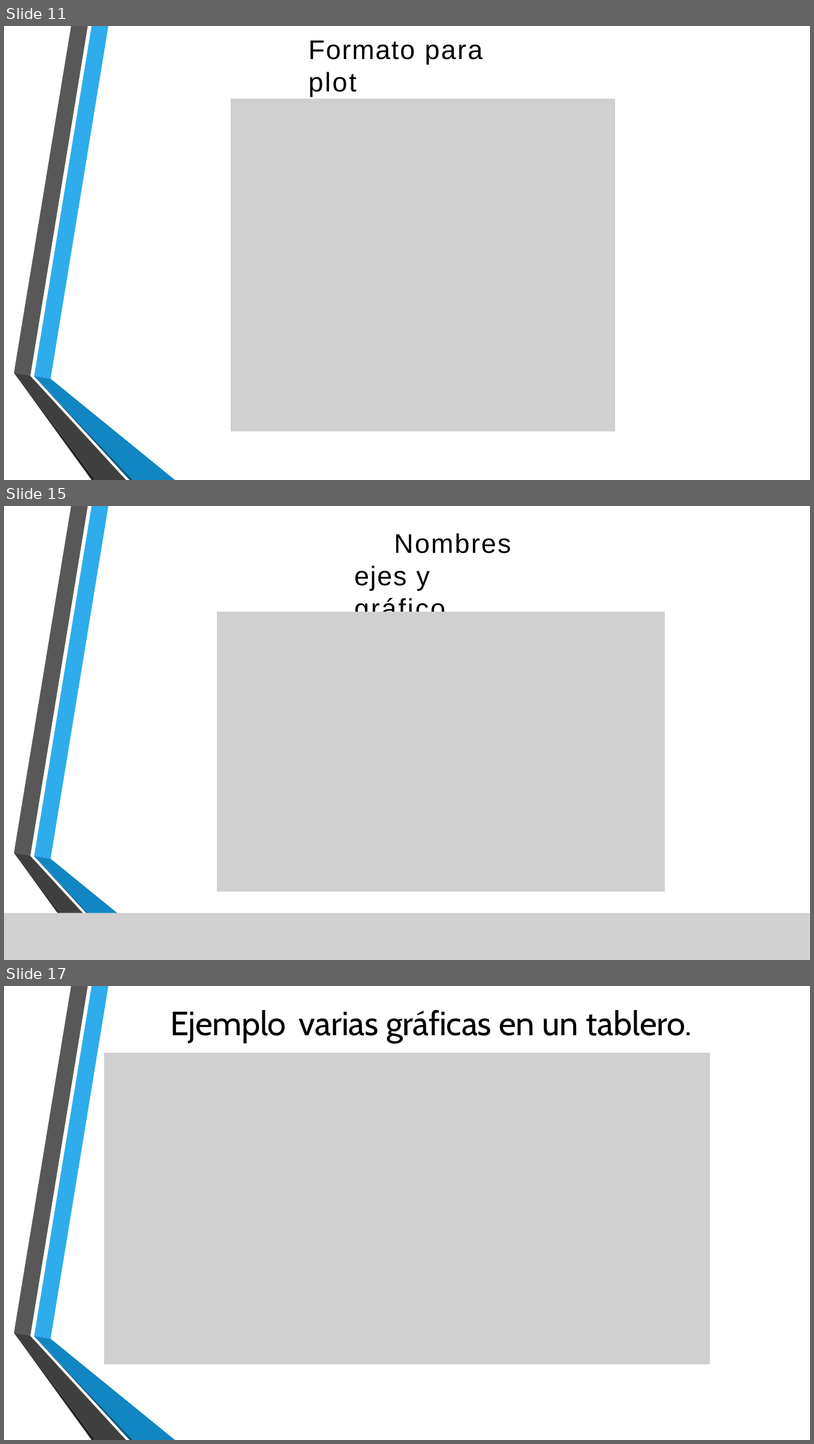
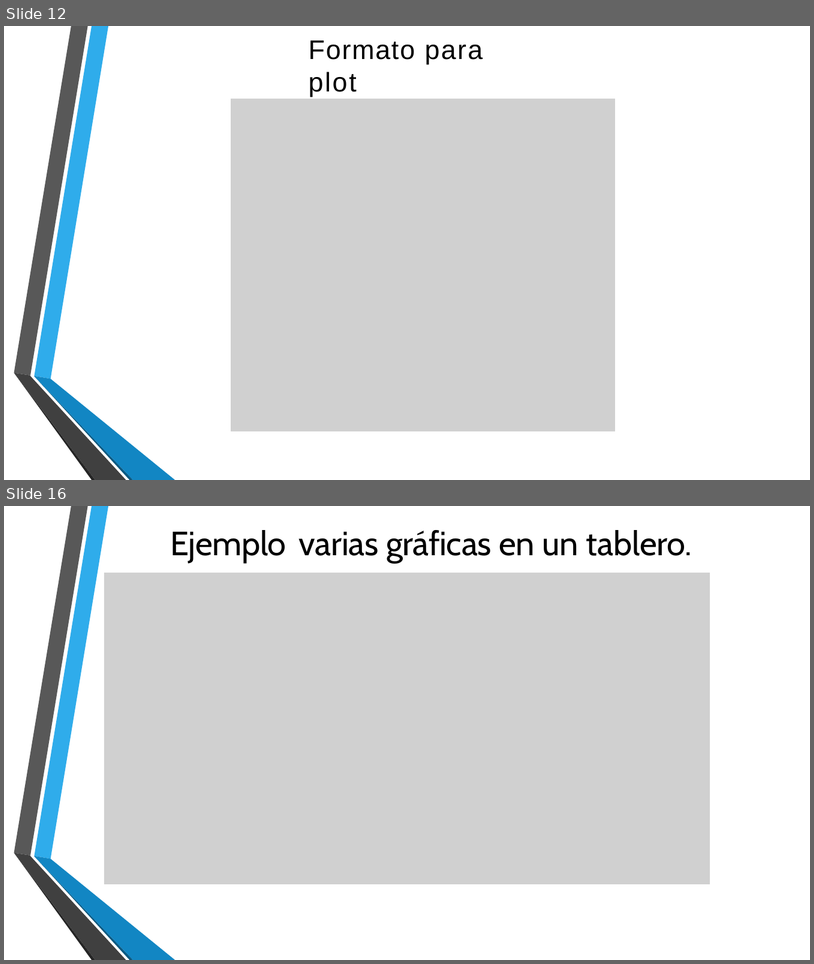
Before and after one commit to lizetheP/Programacion, a slide deck: CalendarioAgo2022/presentaciones/Gráficas-Matplotib.pptx. Shown one above the other, each under a label of ours: slides 11, 15 and 17 before the commit, slides 12 and 16 after it; the slides between them are not shown. The pictures are 814x1444 and 814x964 pixels, drawn with LibreOffice and Linux fonts; fonts in the diff are those of the drawing; grey boxes stand for pictures; background and template pictures are left out. Boxes give left, top, right and bottom in pixels: in the first picture for what was removed or moved away, otherwise in the second. Text is boxed around its words. In the diff, an @@ line names an element or a change of style, - is before the commit and + after.

```diff
--- a/CalendarioAgo2022/presentaciones/Gráficas-Matplotib.pptx
+++ b/CalendarioAgo2022/presentaciones/Gráficas-Matplotib.pptx
@@ slide 15 removed at bbox=[4, 506, 810, 960], background picture (left out) @@
@@ freeform shape removed at bbox=[14, 506, 88, 855] @@
@@ freeform shape removed at bbox=[34, 506, 108, 859] @@
@@ text removed at bbox=[354, 533, 511, 612] @@
-Nombres
-ejes y gráfico
@@ picture removed at bbox=[217, 612, 665, 891] @@
@@ freeform shape removed at bbox=[14, 853, 95, 960] @@
@@ freeform shape removed at bbox=[14, 853, 126, 960] @@
@@ freeform shape removed at bbox=[34, 856, 134, 960] @@
@@ freeform shape removed at bbox=[34, 856, 175, 960] @@
@@ picture removed at bbox=[4, 913, 810, 960] @@
@@ picture removed at bbox=[359, 924, 470, 954] @@
@@ what was slide 11 is now slide 12 @@
@@ what was slide 17 is now slide 16 @@
```
Also in this commit, not shown: 7 slides changed, 1 slide added, 2 other slides removed, 28 other files.
